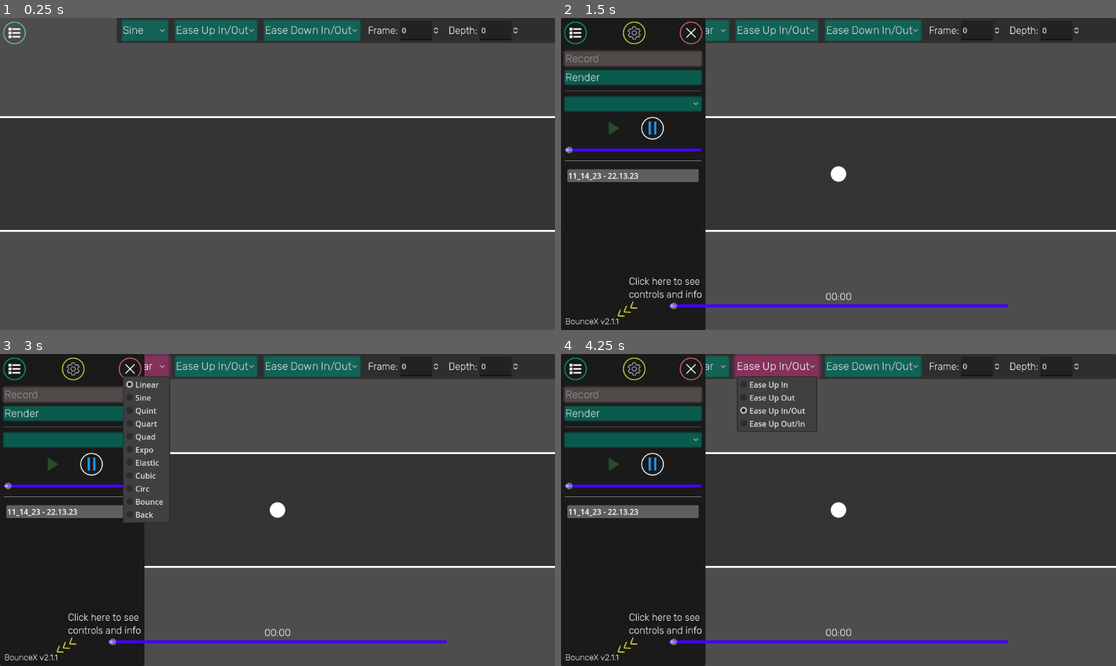
Above: before the commit, frames 1-4 (two rows, left to right).
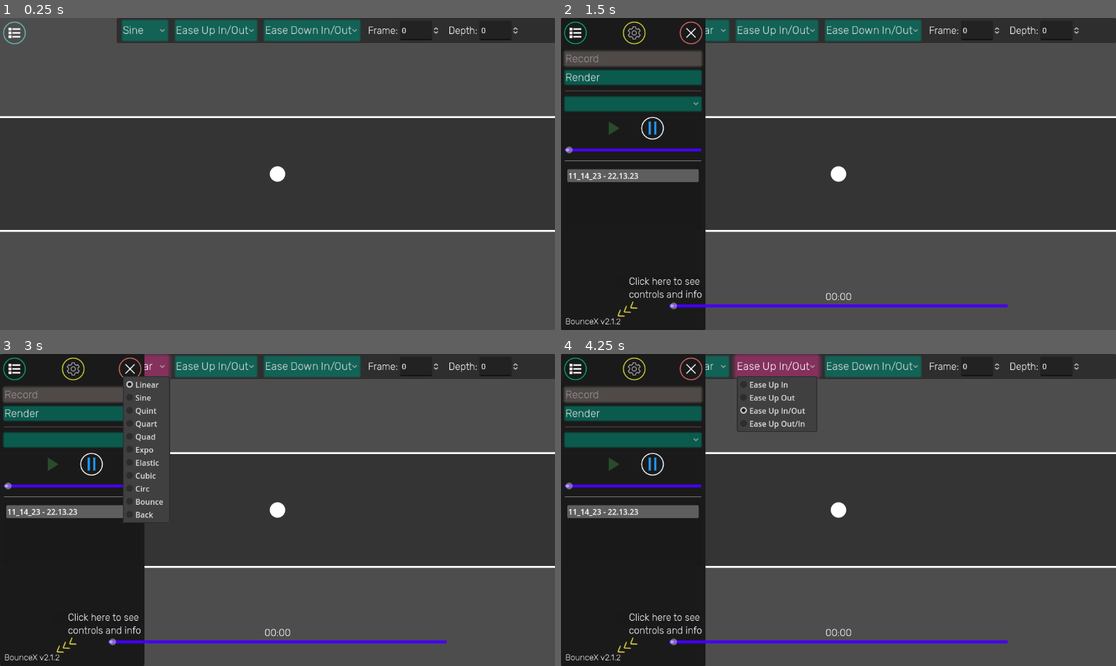
Above: after the commit, the same moments.

Repository: clbhundley/BounceX
Game: Godot game, scene res://BounceX.tscn
Two runs of this game, one before a commit and one after it. Both use one fixed random seed, a clock stepped at 60 frames per second and the inputs below.
Inputs (mouse positions are in pixels of both pictures, inside the frame that each line leads up to):
- Up to frame 1 (0.25 s): no input
- Up to frame 2 (1.5 s): tap Enter (record) at 0.5 s; hold Right (up) 0.53-1.25 s; tap Keypad 0 (0) at 0.6 s; click (838, 174) at 0.67 s; tap Up (mid) at 0.8 s; click (610, 127) at 1.25 s
- Up to frame 3 (3 s): click (49, 463) at 2 s; click "Linear" at 2.75 s
- Up to frame 4 (4.25 s): click "Ease Up In/Out" at 3.5 s

The runs differ from the first frame. In frame 1, 0.1% of the frame differs, in the area x 48-52%, y 47-53%; in frame 2, less than 0.1%; in frame 3, less than 0.1%; in frame 4, less than 0.1%.
Error in both runs: Attempt to call function 'get_length' in base 'null instance' on a null instance. (res://BounceX.gd:81)

Commit message:
Downward Easings Fixed

Diff:
--- a/BounceX.gd
+++ b/BounceX.gd
@@ -130,17 +130,20 @@
 	if input_disabled:
 		return
 	if event.is_action("up") and event.is_pressed():
-		place_ball(1)
 		if record_button.button_pressed and not event.is_echo():
 			set_ball_depth(1)
+		else:
+			place_ball(1)
 	elif event.is_action("mid") and event.is_pressed():
-		place_ball(0.5)
 		if record_button.button_pressed and not event.is_echo():
 			set_ball_depth(0.5)
+		else:
+			place_ball(0.5)
 	elif event.is_action("down") and event.is_pressed():
-		place_ball(0)
 		if record_button.button_pressed and not event.is_echo():
 			set_ball_depth(0)
+		else:
+			place_ball(0)
 	elif event.is_action_pressed("record"):
 		if record_button.button_pressed:
 			record_button.button_pressed = false
@@ -177,9 +180,10 @@
 			num_input(number)
 
 func position_input(input:int):
-	place_ball(float(input)/10)
 	if record_button.button_pressed:
 		set_ball_depth(float(input)/10)
+	else:
+		place_ball(float(input)/10)
 
 func easing_input(input:int):
 	if input < 4:
--- a/BounceX.tscn
+++ b/BounceX.tscn
@@ -132,6 +132,9 @@
 
 var last_path_index:int = -1
 func _on_path_selected(index):
+	var markers = owner.get_node('Markers')
+	if markers.selected_marker:
+		markers.marker_toggled(false, markers.selected_marker)
 	if index == last_path_index:
 		unload_all(true)
 		last_path_index = -1
@@ -735,7 +738,6 @@
 gradient = SubResource("Gradient_gixs1")
 
 [node name="Ball" type="Sprite2D" parent="."]
-visible = false
 position = Vector2(576, 324)
 texture = ExtResource("12_freos")
 
@@ -1208,7 +1210,7 @@
 offset_bottom = -5.0
 grow_vertical = 0
 theme_override_font_sizes/font_size = 17
-text = "BounceX v2.1.1"
+text = "BounceX v2.1.2"
 vertical_alignment = 1
 metadata/_edit_use_anchors_ = true
 
